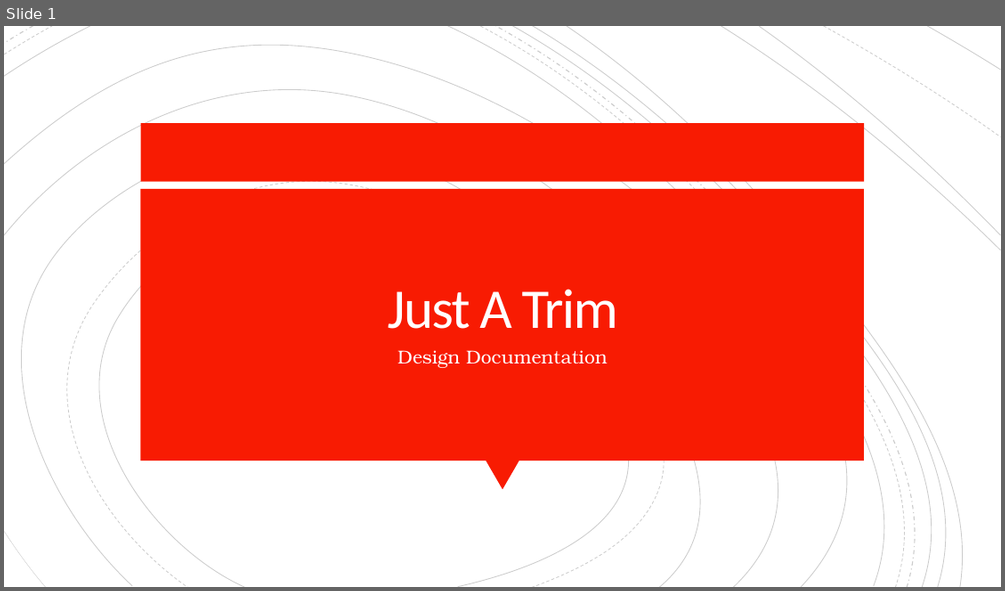
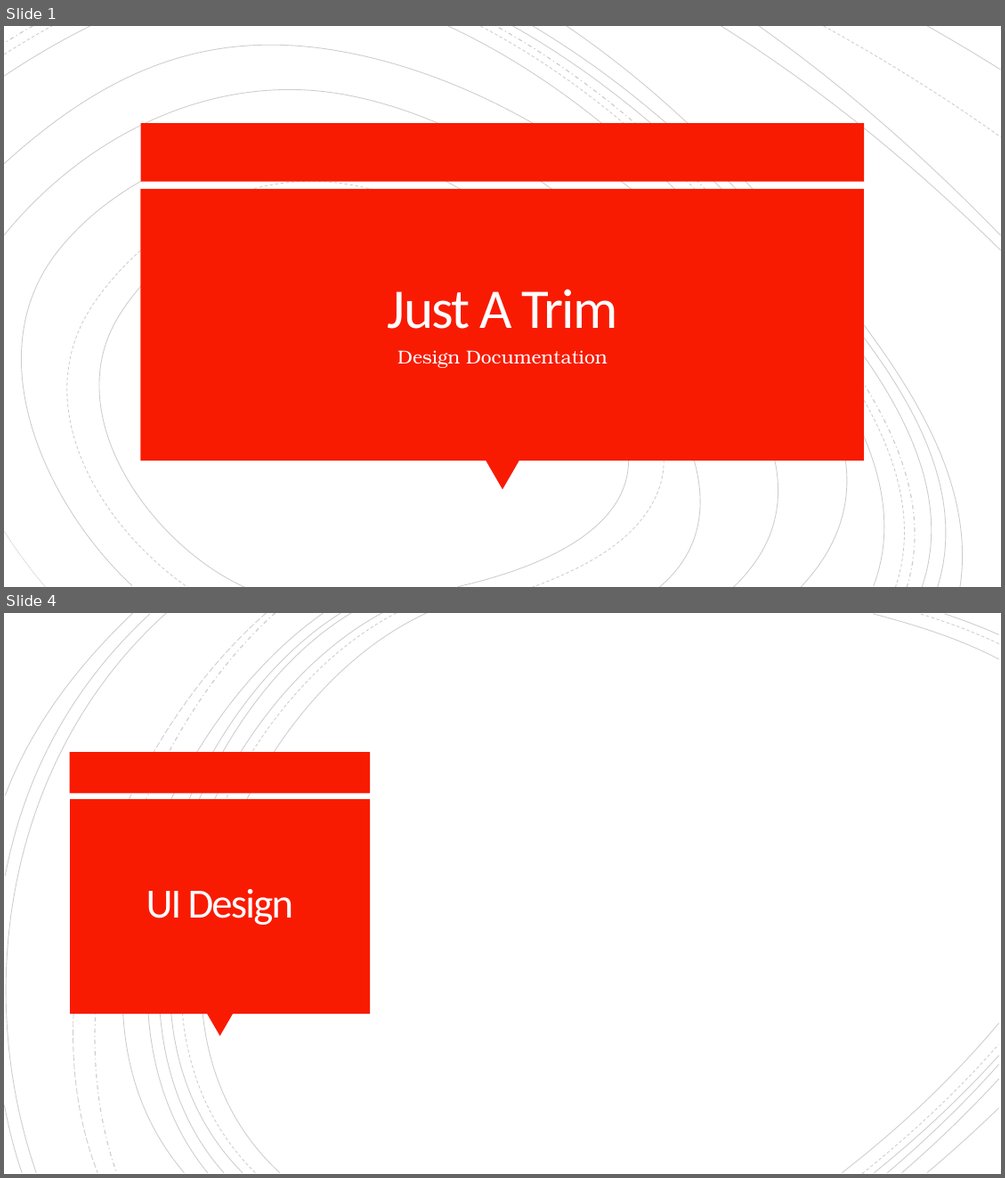
Before and after one commit to JMSams/JAT, a slide deck: Design Stuff/Design Document.pptx. Shown one above the other, each under a label of ours: slide 1 before the commit, slides 1 and 4 after it; the slides between them are not shown. The pictures are 1005x591 and 1005x1178 pixels, drawn with LibreOffice and Linux fonts; fonts in the diff are those of the drawing. Boxes give left, top, right and bottom in pixels: in the first picture for what was removed or moved away, otherwise in the second. Text is boxed around its words. In the diff, an @@ line names an element or a change of style, - is before the commit and + after.

Commit message:
Updated design doc

```diff
--- a/Design Stuff/Design Document.pptx
+++ b/Design Stuff/Design Document.pptx
@@ slide 4 added at box(4, 613, 1001, 1174), background #FFFFFF @@
@@ group added at box(4, 613, 999, 1174): 21 freeform shapes @@
@@ rectangle added at box(70, 752, 371, 793), fill #F81B02 @@
@@ rectangle added at box(70, 799, 370, 1013), fill #F81B02 @@
@@ title added at box(146, 889, 293, 925), 40 pt, text #FFFEFF @@
+UI Design
@@ triangle added at box(207, 1013, 233, 1037), fill #F81B02 @@
```
Also in this commit, not shown: 1 slide changed, 1 other slide added, 1 other file.
